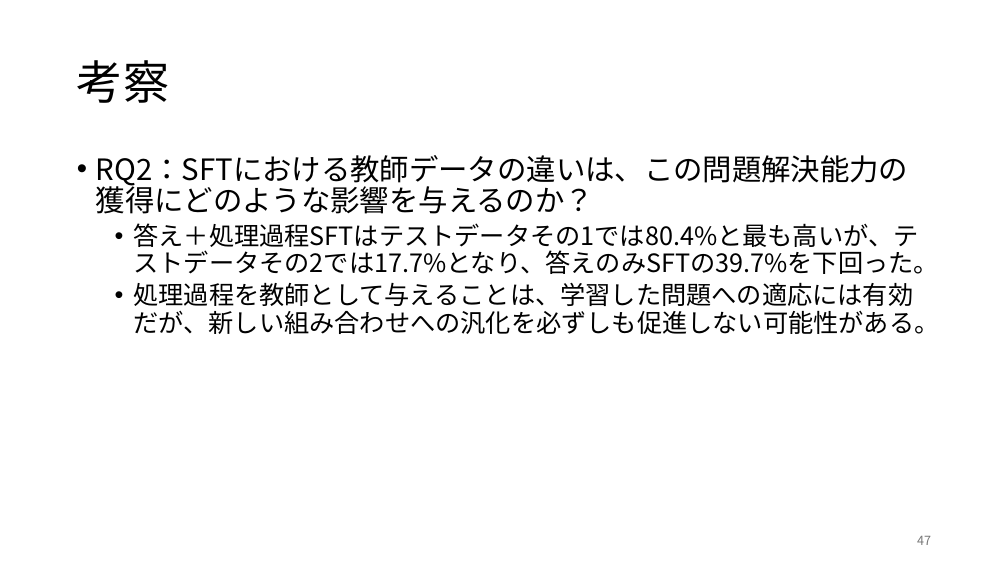
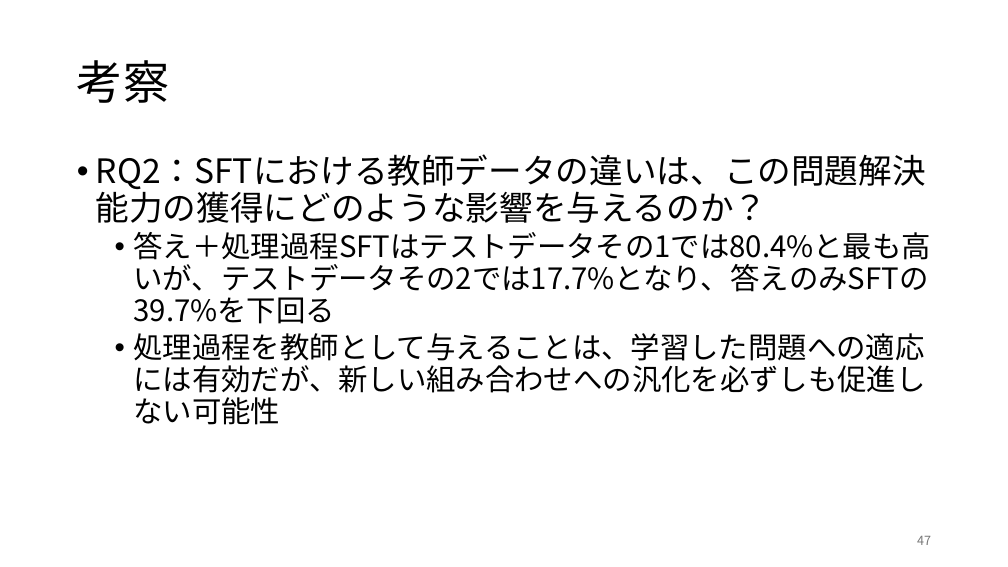
Before and after one commit to rollotea/array-task, a slide deck: slide 47 of 生成AIの追加学習による問題.pptx. Drawn at 1008x567 pixels with LibreOffice and Linux fonts; fonts in the diff are those of the drawing. Boxes give left, top, right and bottom in pixels: in the first picture for what was removed or moved away, otherwise in the second. Text is boxed around its words. In the diff, an @@ line names an element or a change of style, - is before the commit and + after.

```diff
--- a/生成AIの追加学習による問題.pptx
+++ b/生成AIの追加学習による問題.pptx
@@ text at (x1=96, y1=154, x2=926, y2=223): size 28 to 32 pt in "RQ2：SFTにおける教師データの違いは、この問題解決能力の獲得にどのような影響を与えるのか？" @@
@@ text at (x1=134, y1=232, x2=932, y2=425): text changed; size 24 to 28 pt @@
-  • 答え＋処理過程SFTはテストデータその1では80.4%と最も高いが、テストデータその2では17.7%となり、答えのみSFTの39.7%を下回った。
-  • 処理過程を教師として与えることは、学習した問題への適応には有効だが、新しい組み合わせへの汎化を必ずしも促進しない可能性がある。
+  • 答え＋処理過程SFTはテストデータその1では80.4%と最も高いが、テストデータその2では17.7%となり、答えのみSFTの39.7%を下回る
+  • 処理過程を教師として与えることは、学習した問題への適応には有効だが、新しい組み合わせへの汎化を必ずしも促進しない可能性
```
Also in this commit, not shown: 48 other slides changed, 1 slide added, 1 slide removed, 1 other file.
